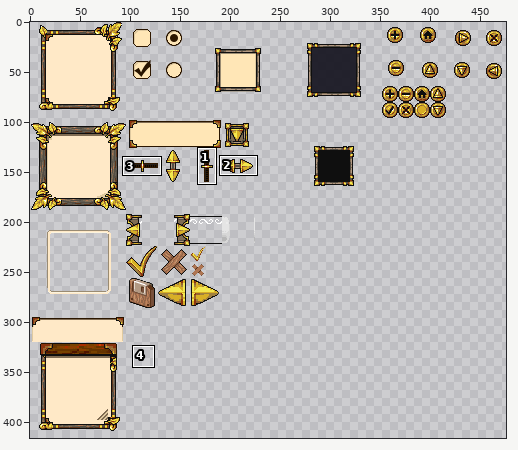
Two states of a sprite sheet, VoxelTest/VoxelTestContent/GUI/gui_widgets.png. The first picture is a wide view before the edit; the outline marks the close-up.
Close-up. Earlier state:
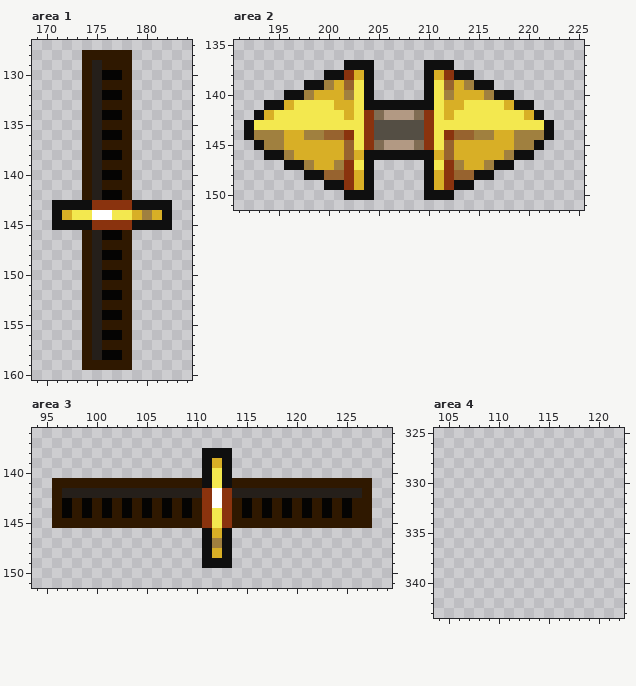
The file is 480x480 pixels. Pixels under 10% opacity are left out. Colours within 5 levels of each other are drawn and written as one. Shown: area 1: x 169..184, y 127..160; area 2: x 191..225, y 135..151; area 3: x 94..129, y 136..151; area 4: x 104..122, y 325..343. The wide view leaves out empty margins. The commit also changed other parts of the picture, which this record leaves out.
And afterwards:
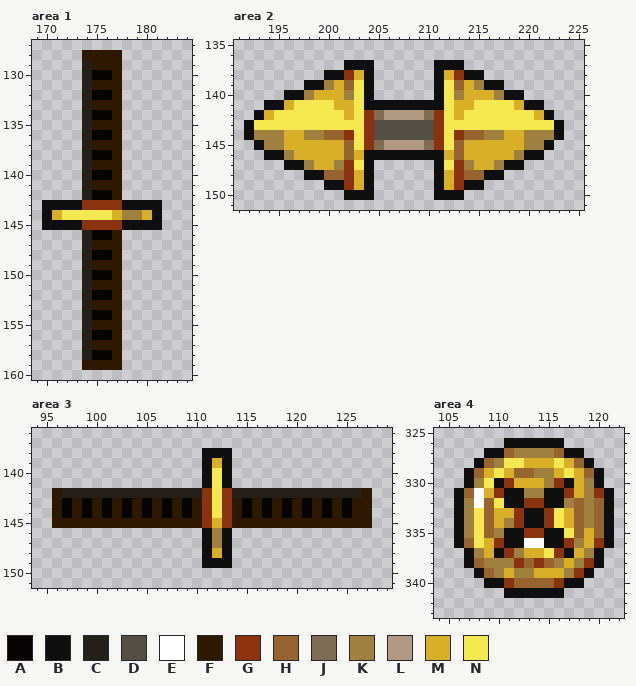
Palette (. is transparent): A #050403  B #0f0f0f  C #251f1a  D #544e44  E #ffffff  F #2f1800  G #8a330e  H #97632f  J #806c53  K #a0803f  L #b29983  M #d8af26  N #f3e84f
Edits made:
Area 1:
y 128: x 178 F -> .
y 129: x 174..175 FC -> CF; x 178 F -> .
y 130: x 174..175 FC -> CA; x 177..178 AF -> F.
y 131: x 174..175 FC -> CF; x 178 F -> .
y 132: x 174..175 FC -> CA; x 177..178 AF -> F.
y 133: x 174..175 FC -> CF; x 178 F -> .
y 134: x 174..175 FC -> CA; x 177..178 AF -> F.
y 135: x 174..175 FC -> CF; x 178 F -> .
y 136: x 174..175 FC -> CA; x 177..178 AF -> F.
y 137: x 174..175 FC -> CF; x 178 F -> .
y 138: x 174..175 FC -> CA; x 177..178 AF -> F.
y 139: x 174..175 FC -> CF; x 178 F -> .
y 140: x 174..175 FC -> CA; x 177..178 AF -> F.
y 141: x 174..175 FC -> CF; x 178 F -> .
y 142: x 174..175 FC -> CA; x 177..178 AF -> F.
y 143: x 170 . -> B; x 174 B -> G; x 178 G -> B; x 182 B -> .
y 144: x 170..172 .BM -> BMN; x 175..182 EENNMKMB -> NNMKKMB.
y 145: x 170 . -> B; x 174 B -> G; x 178 G -> B; x 182 B -> .
y 146: x 174..175 FC -> CA; x 177..178 AF -> F.
y 147: x 174..175 FC -> CF; x 178 F -> .
y 148: x 174..175 FC -> CA; x 177..178 AF -> F.
y 149: x 174..175 FC -> CF; x 178 F -> .
y 150: x 174..175 FC -> CA; x 177..178 AF -> F.
y 151: x 174..175 FC -> CF; x 178 F -> .
y 152: x 174..175 FC -> CA; x 177..178 AF -> F.
y 153: x 174..175 FC -> CF; x 178 F -> .
y 154: x 174..175 FC -> CA; x 177..178 AF -> F.
y 155: x 174..175 FC -> CF; x 178 F -> .
y 156: x 174..175 FC -> CA; x 177..178 AF -> F.
y 157: x 174..175 FC -> CF; x 178 F -> .
y 158: x 174..175 FC -> CA; x 177..178 AF -> F.
y 159: x 178 F -> .
Area 2:
y 137: x 210 B -> .; x 213 . -> B
y 138: x 210..213 BMGB -> .BMG; x 215 . -> B
y 139: x 210..215 BNHMKB -> .BNHMK; x 217 . -> B
y 140: x 210..213 BNKM -> .BNK; x 216..217 KB -> MK; x 219 . -> B
y 141: x 211..212 NM -> BN; x 214 N -> M; x 218..219 MB -> NM; x 221 . -> B
y 142: x 209..213 JGNMN -> LJGNM; x 220..222 MB. -> NMB
y 143: x 210..211 GN -> DG; x 222..223 B. -> NB
y 144: x 210..213 GNGH -> DGNG; x 215 K -> H; x 217 M -> K; x 219 K -> M; x 222..223 B. -> KB
y 145: x 209..213 JGNHM -> LJGNH; x 219 K -> M; x 221..222 B. -> KB
y 146: x 211..213 MHM -> BMH; x 218..219 KB -> MK; x 221 . -> B
y 147: x 210..214 BNGKM -> .BNGK; x 216..217 KB -> MK; x 219 . -> B
y 148: x 210..213 BMGH -> .BMG; x 215 B -> H; x 217 . -> B
y 149: x 210..213 BMGB -> .BMG; x 215 . -> B
y 150: x 210 B -> .; x 213 . -> B
Area 3:
y 141: x 96..110 FFFFFFFFFFFFFFF -> ...............; x 114..127 FFFFFFFFFFFFFF -> ..............
y 142..143: x 112 E -> N
y 145: x 112 N -> M
y 146: x 112 M -> K
Area 4:
y 326: x 111..116 ...... -> BBBBBB
y 327: x 109..118 .......... -> BBHKKKKHBB
y 328: x 108..119 ............ -> BHKNNMMMNMHB
y 329: x 107..120 .............. -> BHMNMHHKKMNMHB
y 330: x 107..120 .............. -> BKNBGMMMKGBMKB
y 331: x 106..121 ................ -> BHEMGBBKKBBGMKGB
y 332: x 106..121 ................ -> BKEHNBBGGBBKHKHB
y 333: x 106..121 ................ -> BKNHMMGBBGNMHKHB
y 334: x 106..121 ................ -> BKNHMKGBBGNMHKHB
y 335: x 106..121 ................ -> BKNHKBBGGBBNHMHB
y 336: x 106..121 ................ -> BHNMGBBEEBBGKMGB
y 337: x 107..120 .............. -> BKMBGKMMNGBMKB
y 338: x 107..120 .............. -> BHKKKGHGHKMKGB
y 339: x 108..119 ............ -> BHKMKKMMMKGB
y 340: x 109..118 .......... -> BBGHHHHGBB
y 341: x 111..116 ...... -> BBBBBB
